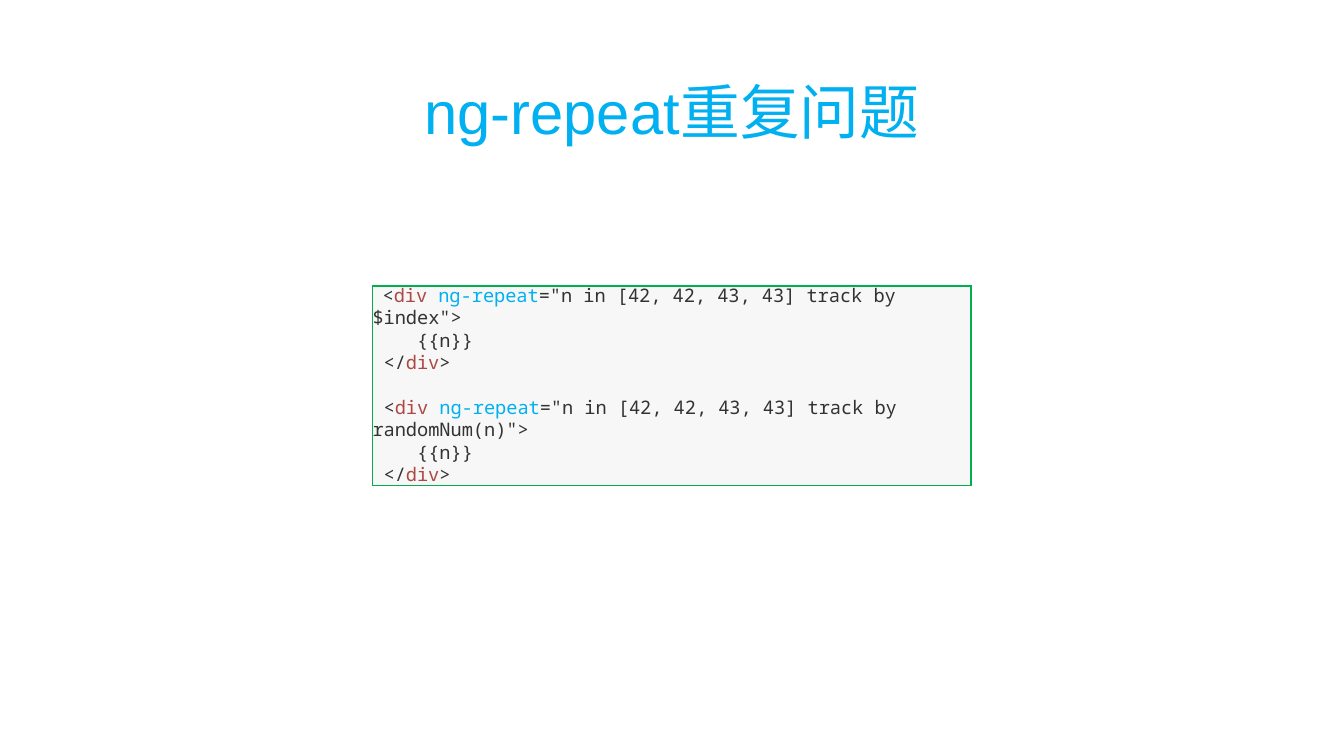
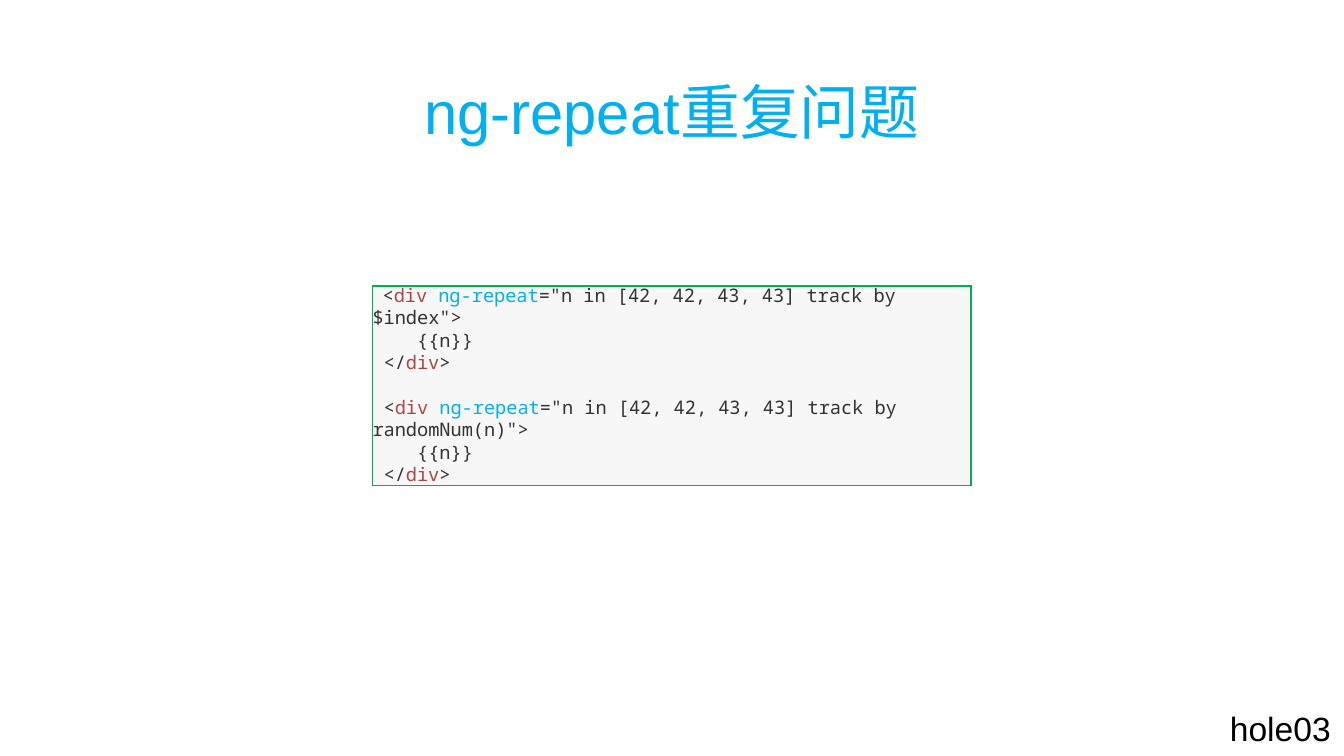
Before and after one commit to AlanZhang001/angularjs, a slide deck: slide 17 of angular-share/angular分享.ppt (slide 16 before the commit). Drawn at 1344x756 pixels with LibreOffice and Linux fonts; fonts in the diff are those of the drawing. Boxes give left, top, right and bottom in pixels: in the first picture for what was removed or moved away, otherwise in the second. Text is boxed around its words. In the diff, an @@ line names an element or a change of style, - is before the commit and + after.

```diff
--- a/angular-share/angular分享.ppt
+++ b/angular-share/angular分享.ppt
@@ text added at box(1230, 716, 1331, 742), 18 pt, text #000000 @@
+hole03
```
Also in this commit, not shown: 9 other slides changed, 1 slide added, 7 other files.
